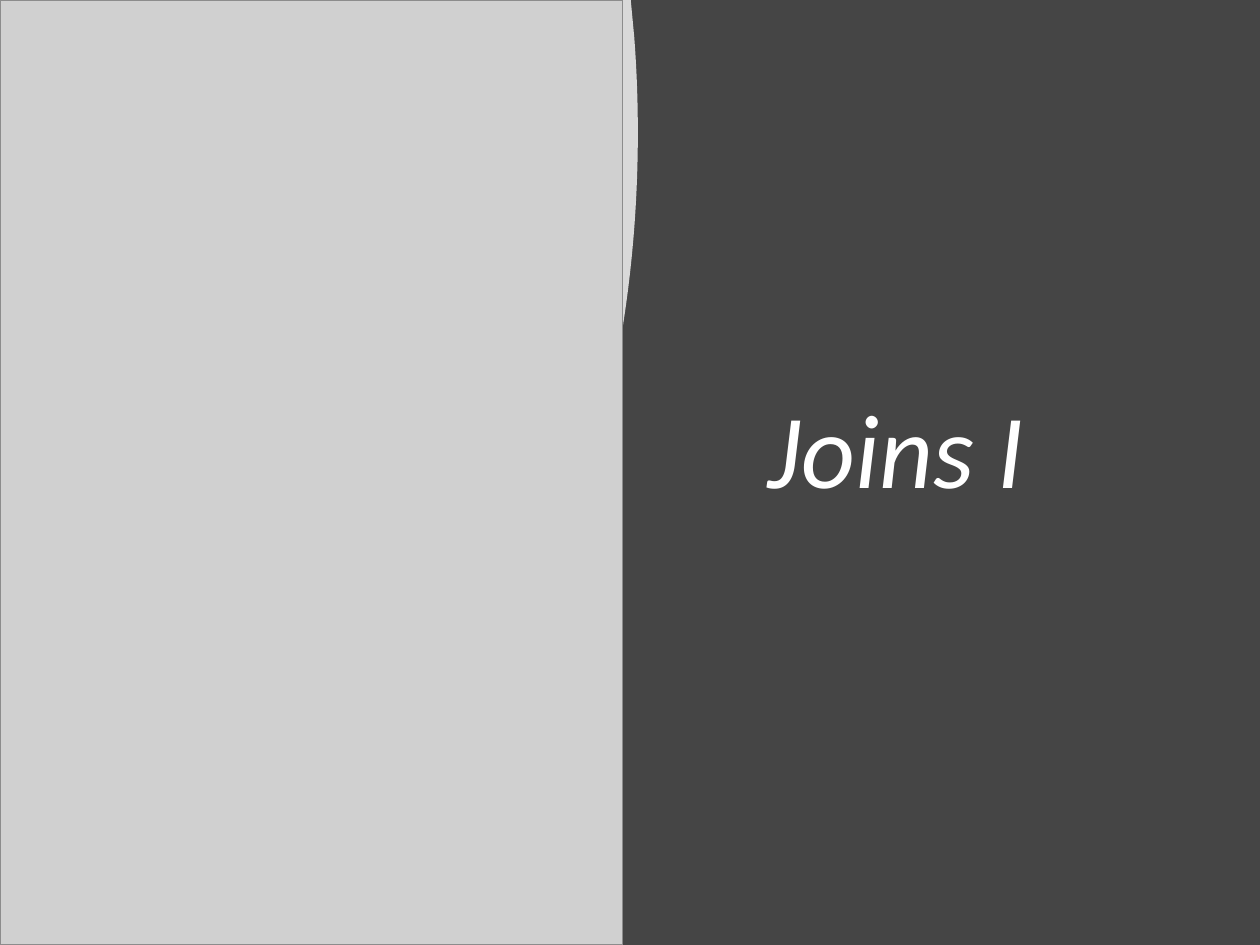
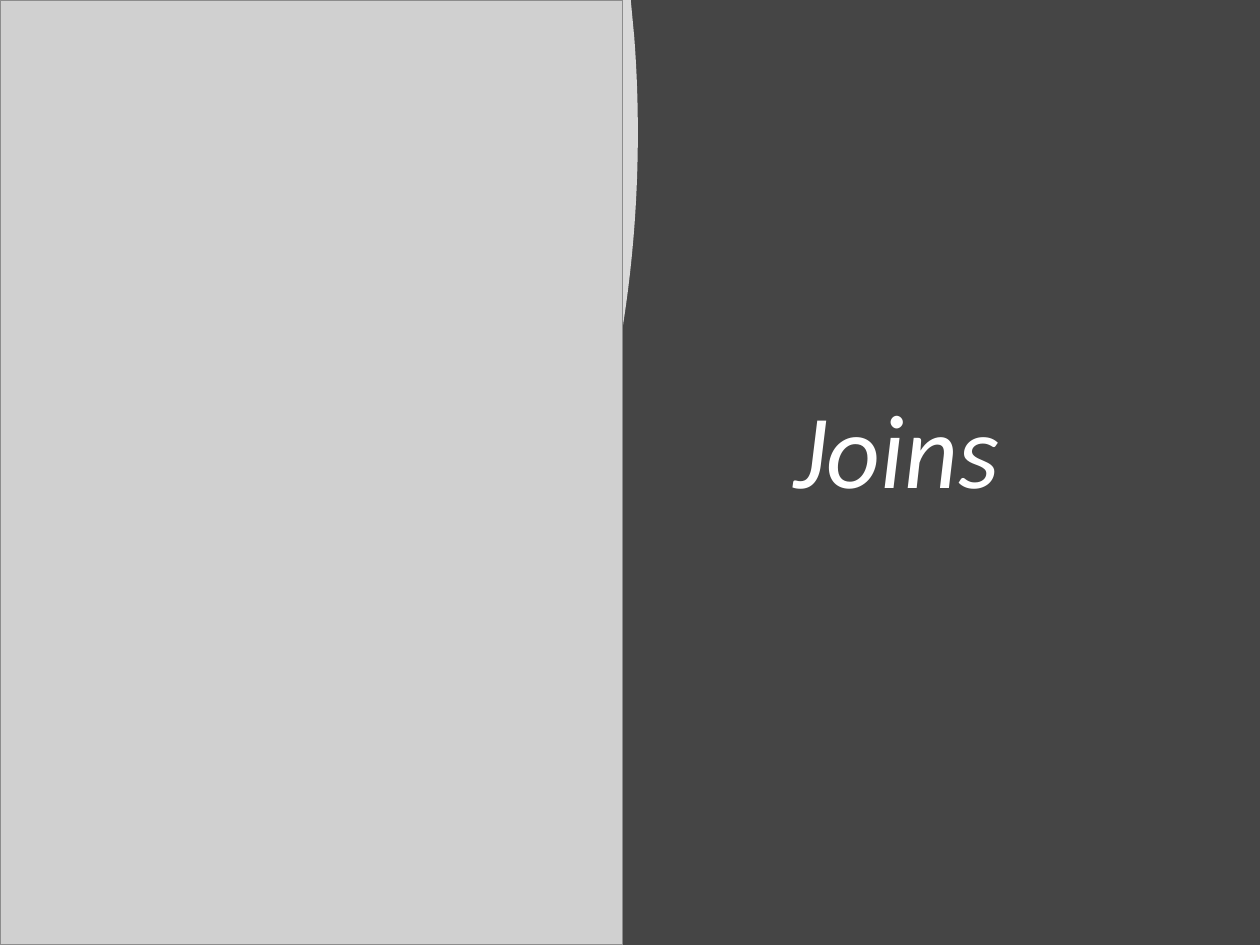
Before and after one commit to Yixf-Self/STOR320_WEBSITE, a slide deck: slide 1 of Lecture/Lecture 14/Lecture 14.pptx. Drawn at 1260x945 pixels with LibreOffice and Linux fonts; fonts in the diff are those of the drawing; grey boxes stand for pictures. Boxes give left, top, right and bottom in pixels: in the first picture for what was removed or moved away, otherwise in the second. Text is boxed around its words. In the diff, an @@ line names an element or a change of style, - is before the commit and + after.

```diff
--- a/Lecture/Lecture 14/Lecture 14.pptx
+++ b/Lecture/Lecture 14/Lecture 14.pptx
@@ title at (x1=793, y1=416, x2=999, y2=489): text changed @@
-Joins I
+Joins
```
Also in this commit, not shown: 8 other files.
